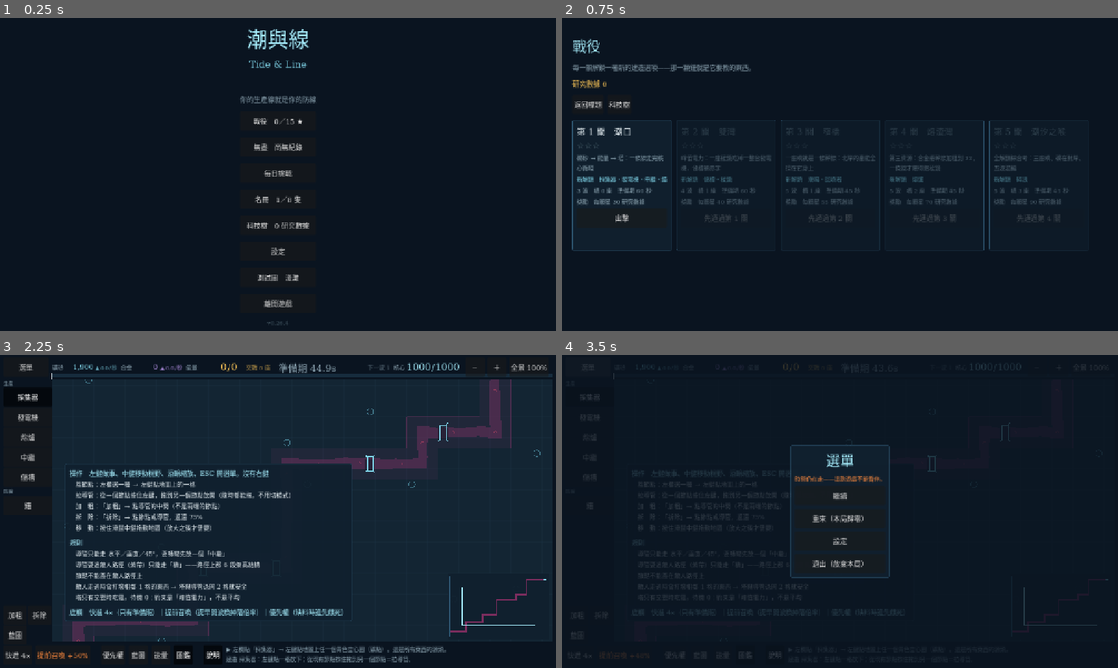
Above: before the commit, frames 1-4 (two rows, left to right).
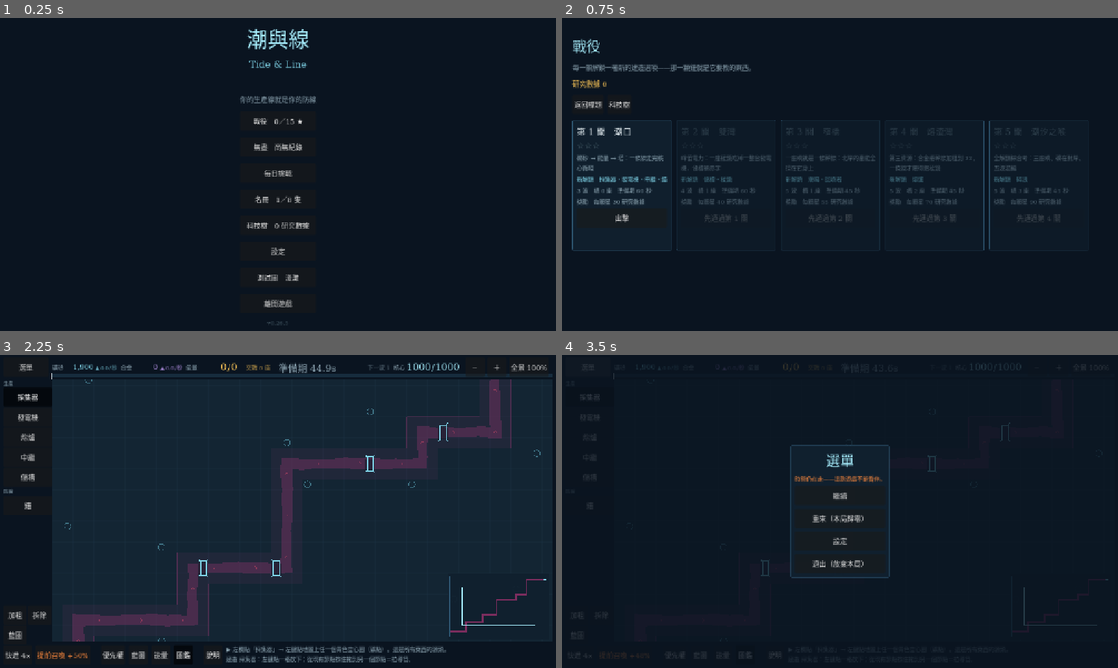
Above: after the commit, the same moments.

Repository: XiaoLin-001/TheGame
Game: Godot game, scene res://scenes/Main.tscn
Same seed, same stepped clock (60 frames per second), same inputs: the game is played once before the commit and once after it.
Inputs:
- Up to frame 1 (0.25 s): no input
- Up to frame 2 (0.75 s): click "戰役 0／15 ★" at 0.5 s
- Up to frame 3 (2.25 s): click "返回標題" at 1.25 s; click "無盡 尚無紀錄" at 2 s
- Up to frame 4 (3.5 s): click "選單" at 2.75 s

The runs differ from the first frame. In frame 1, less than 0.1% of the frame differs, in the area x 51-52%, y 97-98%; in frame 2, nothing differs; in frame 3, 6.4%, in the area x 11-64%, y 34-96%; in frame 4, 0.3%.

Commit message:
B2.4.7 說明預設不開、滾輪只在地圖上縮放（VERSION 0.26.5）
兩條使用者實玩回報。

說明面板預設不開：原本空地圖時自動彈出，但它整片是文字、蓋在地圖上，而且
每一局開頭都會再來一次。提示列本來就在講下一步，說明鈕也一直在底欄。
順手刪掉 _help_auto 那一整套狀態機。

滾輪：「選單滑到最上面，繼續滑會導致畫面放大」。ScrollContainer 只在捲得動
的時候吃掉滾輪事件，捲到頂還往上滾就落回 _gui_input，而那裡不分位置一律
縮放地圖。修法是限制範圍——滾輪只在 FRAME 內縮放。不改成「捲動容器在邊界
也吞掉事件」，那會壞掉「捲到底想捲外層」的標準行為。

TL_CLICKTEST/view 加兩條斷言（欄上不縮放＋圖上照樣縮放）。紅燈證明跑過：
拿掉守衛 → 欄上不縮放=false，證明合成事件真的落到 _gui_input。

Co-Authored-By: Claude Opus 5 <noreply@anthropic.com>

Diff:
--- a/godot/scripts/core/GameState.gd
+++ b/godot/scripts/core/GameState.gd
@@ -10,7 +10,7 @@
 ## `0.<全域批次序號>.<修補>`。**批次編號就編在版本號裡**，所以這裡不再另存一個
 ## `BATCH` 字串——B0.6 與 B0.6.1 連續兩批都忘了同步它，標題畫面掛著 `B0.5` 三天。
 ## 兩個必須手動保持一致的常數，遲早會不一致；批次名稱在 `CHANGELOG.md` 與 git log。
-const VERSION := "0.26.4"
+const VERSION := "0.26.5"
 
 const GAME_NAME := "潮與線"
 const GAME_NAME_EN := "Tide & Line"
--- a/godot/scripts/screens/Battle.gd
+++ b/godot/scripts/screens/Battle.gd
@@ -231,9 +231,6 @@
 var _prio_panel: Control = null
 var _help_panel: Control = null
 var _help_button: Button = null
-## 說明面板是「自動開的」還是玩家自己開的。自動開的那一份在玩家放下第一個
-## 節點時自己收起來——他已經證明會操作了，再擋著就只是擋著。
-var _help_auto: bool = false
 var _energy_panel: Control = null
 var _energy_button: Button = null
 var _energy_rows: Dictionary = {}
@@ -1089,6 +1086,25 @@
 		await get_tree().process_frame
 	var hit_ok: bool = s.nodes.size() == before + 1 and not s.node_at(target).is_empty()
 
+	# ★ 滾輪只在地圖框架裡縮放（B2.4.7，使用者實玩回報：「選單滑到最上面，
+	#   繼續滑會導致畫面放大」）。`ScrollContainer` 捲到邊界就不再吃掉滾輪事件。
+	#   **兩條一起驗**：欄外不縮放 ＋ 欄內照樣縮放——只驗前者的話，把整段滾輪
+	#   邏輯刪掉也會全綠。
+	_reset_view()
+	await get_tree().process_frame
+	var z0 := _zoom
+	_wheel(_build_scroll.global_position + Vector2(20.0, 20.0), true)
+	await get_tree().process_frame
+	var wheel_outside_ok: bool = is_equal_approx(_zoom, z0)
+	_wheel(FRAME.get_center(), true)
+	await get_tree().process_frame
+	var wheel_inside_ok: bool = _zoom > z0
+	_reset_view()
+	await get_tree().process_frame
+
+	print("[TL_CLICKTEST/view] 滾輪：欄上不縮放=%s 圖上縮放=%s" % [
+		wheel_outside_ok, wheel_inside_ok,
+	])
 	print("[TL_CLICKTEST/view] fit=%s fills=%s inside=%s bar_clear=%s zoom_in=%s centered=%s anchored=%s pan_clamp=%s reset=%s floor=%s hit_after_zoom=%s　（fit=%.3f，格 %.1f px）" % [
 		at_fit, filled, inside, bar_clear, zoomed_in, centered, anchored, pan_clamped,
 		reset_ok, floor_ok, hit_ok, _fit, Shapes.GRID * _fit
@@ -1106,6 +1122,7 @@
 	return (
 		at_fit and filled and inside and bar_clear and zoomed_in and centered and anchored
 		and pan_clamped and reset_ok and floor_ok and hit_ok
+		and wheel_outside_ok and wheel_inside_ok
 	)
 
 
@@ -1174,6 +1191,23 @@
 	Input.parse_input_event(ev)
 
 
+## 合成一次滾輪。**位置是重點**：`ScrollContainer` 捲到邊界之後就不再吃掉
+## 滾輪事件，於是它會落回 `_gui_input` ——而在建造欄上滾滾輪不該縮放地圖。
+func _wheel(at: Vector2, up: bool) -> void:
+	Input.use_accumulated_input = false
+	var mm := InputEventMouseMotion.new()
+	mm.position = at
+	mm.global_position = at
+	Input.parse_input_event(mm)
+	for pressed: bool in [true, false]:
+		var ev := InputEventMouseButton.new()
+		ev.button_index = MOUSE_BUTTON_WHEEL_UP if up else MOUSE_BUTTON_WHEEL_DOWN
+		ev.pressed = pressed
+		ev.position = at
+		ev.global_position = at
+		Input.parse_input_event(ev)
+
+
 ## 像素座標版。**加粗要點的是兩個節點「之間」**，那不是任何一格的中心。
 func _click_at(at: Vector2) -> void:
 	Input.use_accumulated_input = false
@@ -1235,9 +1269,6 @@
 				BattleController.step(s)
 			_accum -= BattleController.TICK
 			guard += mult
-	if _help_auto and s.nodes.size() > 1:
-		_help_auto = false
-		_help_button.button_pressed = false  # → `toggled` → 面板收起
 	_refresh_top()
 	# 提示列每幀重算：它講的是**當前狀態**下的下一步，而狀態每 tick 都在變。
 	# B0.7 之前它只在滑鼠移動時更新，於是「礦砂開始入帳了」「波次開打了」這類
@@ -1453,11 +1484,18 @@
 			_release(mb.position)
 		return
 	# 滾輪縮放是桌面的便利，不是唯一的路：底欄有 ＋／−／全景 三顆鈕（P3）。
-	if mb.button_index == MOUSE_BUTTON_WHEEL_UP:
-		_zoom_by(ZOOM_STEP, mb.position)
-		return
-	if mb.button_index == MOUSE_BUTTON_WHEEL_DOWN:
-		_zoom_by(1.0 / ZOOM_STEP, mb.position)
+	#
+	# ★ **只有游標在地圖框架裡才縮放**（B2.4.7，使用者實玩回報）。
+	#   `ScrollContainer` 只在**捲得動的時候**吃掉滾輪事件；捲到頂還往上滾，
+	#   事件就落回這裡——於是「建造欄滑到最上面再滑一下，地圖就放大了」。
+	#   這條守衛同時擋掉底欄與頂欄上的滾輪，那本來也不該縮放地圖。
+	#   ⚠ 不要改成「捲動容器把事件標記為已處理」——那要它在邊界也吞掉事件，
+	#     而那會讓「滑到底之後想捲外層」這個標準行為壞掉。**限制範圍才是對的層級。**
+	if mb.button_index == MOUSE_BUTTON_WHEEL_UP or mb.button_index == MOUSE_BUTTON_WHEEL_DOWN:
+		if not FRAME.has_point(mb.position):
+			return
+		_zoom_by(ZOOM_STEP if mb.button_index == MOUSE_BUTTON_WHEEL_UP else 1.0 / ZOOM_STEP,
+			mb.position)
 		return
 	if mb.button_index != MOUSE_BUTTON_LEFT:
 		return
@@ -3267,11 +3305,12 @@
 	#   節點的位置上並把那片點擊整片吞掉，等於教學把遊戲擋住了。RG-39）
 	add_child(box)
 	_help_panel = box
-	# 空地圖＝這局還沒開始，正是需要它的時刻。TL_NAKED 下不開（它整片都是文字）。
-	var fresh: bool = s.nodes.size() <= 1 and not Hooks.naked
-	box.visible = fresh
-	_help_auto = fresh
-	_help_button.set_pressed_no_signal(fresh)
+	# ★ **預設不開**（B2.4.7，使用者指定）。原本空地圖時自動彈出，理由是
+	#   「這局還沒開始，正是需要它的時刻」——但它整片是文字，蓋在地圖上，
+	#   而每一局開頭都會再來一次。提示列（`_hint`）本來就在講下一步，
+	#   說明鈕也一直在底欄。**要看的人按得到，不要看的人不必關掉它。**
+	box.visible = false
+	_help_button.set_pressed_no_signal(false)
 
 
 func _on_toggle_help(open: bool) -> void:
Not shown, changed: CHANGELOG.md
